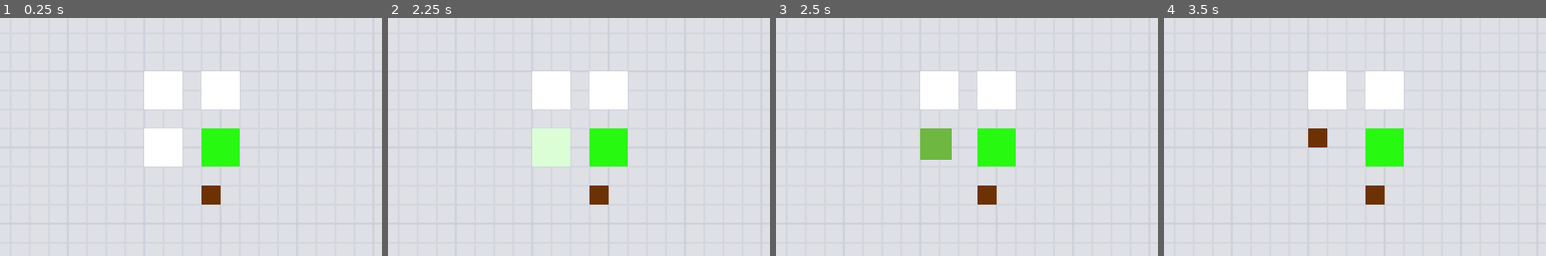
Above: before the commit, frames 1-4 (left to right).
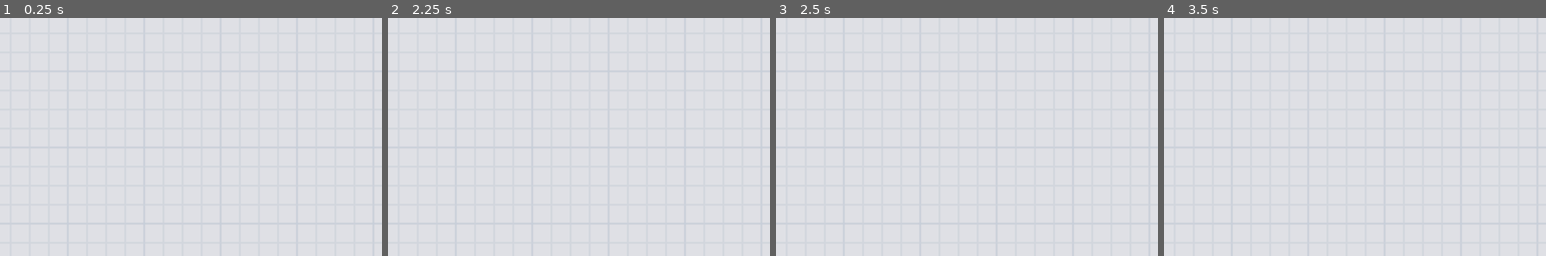
Above: after the commit, the same moments.

Repository: YuriSizov/ui-grovetender
Game: Godot game, scene res://Main.tscn
Two runs of this game, one before a commit and one after it. Both use one fixed random seed, a clock stepped at 60 frames per second and the inputs below.
Inputs (mouse positions are % of the whole screen's width and height, from its top left):
- Up to frame 1 (0.25 s): no input
- Up to frame 2 (2.25 s): tap Enter at 0.5, 2 s; drag from (50, 50) to (60, 28) at 0.52 s; tap Space at 1.25 s; drag from (30, 55) to (45, 70) at 1.27 s; move the mouse to (60, 28) at 2.02 s; tap 9 at 2.1 s; click (60, 28) at 2.17 s
- Up to frame 3 (2.5 s): tap 8 at 2.3 s
- Up to frame 4 (3.5 s): drag from (45, 70) to (20, 35) at 2.77 s
The pictures show only the part of the screen within x 21-71%, y 21-71%; the shares and areas given below are measured in that part.

The runs differ from the first frame. In frame 1, 6.8% of the frame differs, in the area x 37-63%, y 22-79%; in frame 2, 6.8%; in frame 3, 6.3%; in frame 4, 5.6%.

Commit message:
WIP: Implement basic canvas object and element management

Diff:
--- a/Main.gd
+++ b/Main.gd
@@ -5,3 +5,7 @@
 ###################################################
 
 extends Control
+
+
+func _ready() -> void:
+	Controller.create_new_canvas()
--- a/globals/Controller.gd
+++ b/globals/Controller.gd
@@ -7,7 +7,11 @@
 ## Global logic controller, orchestrating operations across the entire app.
 extends Node
 
+signal canvas_changed()
+
 var state_manager: StateManager = null
+
+var _current_canvas: UICanvas = null
 
 
 func _init() -> void:
@@ -29,3 +33,14 @@
 	elif event.is_action_pressed("ui_redo", false, true):
 		state_manager.do_state_change()
 		get_viewport().set_input_as_handled()
+
+
+# Canvas management.
+
+func get_current_canvas() -> UICanvas:
+	return _current_canvas
+
+
+func create_new_canvas() -> void:
+	_current_canvas = UICanvas.new()
+	canvas_changed.emit()
--- a/gui/CanvasView.gd
+++ b/gui/CanvasView.gd
@@ -10,21 +10,21 @@
 ## Our singleton instance.
 static var _instance: CanvasView = null
 
-#
+# Instance members.
 
 const SCALE_STEP := 1.2
 const MIN_SCALE := 1.0 / pow(SCALE_STEP, 8.0)
 const MAX_SCALE := 1.0 * pow(SCALE_STEP, 4.0)
 
 signal canvas_transformed()
+
+var _edited_canvas: UICanvas = null
 
 var _canvas_offset: Vector2 = Vector2.ZERO
 var _canvas_scale: float = 1.0
 var _canvas_dragging: bool = false
 var _canvas_drag_last_position: Vector2 = Vector2.ZERO
 
-@onready var _elements_container: CanvasElements = %Elements
-
 
 static func get_instance() -> CanvasView:
 	return _instance
@@ -41,6 +41,10 @@
 
 func _ready() -> void:
 	_update_canvas_grid()
+	_edit_current_canvas()
+
+	if not Engine.is_editor_hint():
+		Controller.canvas_changed.connect(_edit_current_canvas)
 
 
 func _gui_input(event: InputEvent) -> void:
@@ -60,6 +64,8 @@
 
 		else: # Events triggered on mouse release.
 			match mb.button_index:
+				MOUSE_BUTTON_RIGHT:
+					_add_element_to_canvas(mb.global_position)
 				MOUSE_BUTTON_MIDDLE:
 					_stop_canvas_dragging()
 
@@ -68,6 +74,38 @@
 
 		if _canvas_dragging:
 			_process_canvas_dragging(mm.global_position)
+
+
+func _shortcut_input(event: InputEvent) -> void:
+	if event.is_action_pressed("grove_create_element", false, true):
+		var mouse_position := get_global_mouse_position()
+		_add_element_to_canvas(mouse_position)
+
+		get_viewport().set_input_as_handled()
+
+	elif event.is_action_pressed("grove_remove_elements", false, true):
+		_remove_element_from_canvas()
+
+		get_viewport().set_input_as_handled()
+
+
+func _unhandled_key_input(event: InputEvent) -> void:
+	if not _edited_canvas:
+		return
+
+	var ke := event as InputEventKey
+	if not ke.pressed && not _edited_canvas.elements.is_empty():
+		var some_element := _edited_canvas.elements[0]
+
+		if ke.keycode == KEY_0:
+			var some_state := some_element.variant_states[0]
+			some_state.state.set_active(not some_state.state.is_active())
+		if ke.keycode == KEY_9:
+			var some_state := some_element.variant_states[1]
+			some_state.state.set_active(not some_state.state.is_active())
+		if ke.keycode == KEY_8:
+			var some_state := some_element.variant_states[2]
+			some_state.state.set_active(not some_state.state.is_active())
 
 
 func _draw() -> void:
@@ -152,3 +190,45 @@
 	var shader := (material as ShaderMaterial)
 	shader.set_shader_parameter("grid_offset", _canvas_offset)
 	shader.set_shader_parameter("grid_scale", _canvas_scale)
+
+
+# Canvas management.
+
+func _edit_current_canvas() -> void:
+	if Engine.is_editor_hint():
+		return
+
+	_edited_canvas = Controller.get_current_canvas()
+
+
+func _add_element_to_canvas(at_position: Vector2) -> void:
+	if not _edited_canvas:
+		return
+
+	var element := _edited_canvas.create_element()
+	element.set_anchor_point(at_position)
+
+	for i in 3:
+		var state_type := 2 + i # Focused, hovered, pressed
+		var extra_state := element.create_state(state_type, StateType.get_state_name(state_type))
+
+		if i == 0 || i == 2:
+			# When doing this for real, we must set the value to the default state's current value.
+			extra_state.state.override_property("size")
+			extra_state.set_size(Vector2(randi_range(1, 3), randi_range(1, 3)) * 32)
+
+		if i == 1 || i == 2:
+			extra_state.state.override_property("debug_color")
+			extra_state.set_debug_color(Color(randf(), randf(), randf()))
+
+		extra_state.state_in_transition.duration = 0.3
+		extra_state.state_out_transition.duration = 0.1
+
+
+func _remove_element_from_canvas() -> void:
+	if not _edited_canvas:
+		return
+	if _edited_canvas.elements.is_empty():
+		return
+
+	_edited_canvas.remove_element(_edited_canvas.elements[0])
--- a/gui/canvas/CanvasElements.gd
+++ b/gui/canvas/CanvasElements.gd
@@ -9,51 +9,18 @@
 
 const ELEMENT_PROXY_SCENE := preload("res://gui/canvas/ElementProxy.tscn")
 
-var _current_proxy: ElementProxy = null
+var _edited_canvas: UICanvas = null
+var _element_proxy_map: Dictionary = {}
 
 
-func _init() -> void:
-	_current_proxy = ELEMENT_PROXY_SCENE.instantiate()
-	_current_proxy.element = UIElement.new(BaseElementData)
-	_current_proxy.element.set_anchor_point(Vector2(512, 256))
-	_current_proxy.element.default_state.set_size(Vector2(64, 64))
-	add_child(_current_proxy)
+func _ready() -> void:
+	_edit_current_canvas()
 
-	for i in 3:
-		var extra_state := _current_proxy.element.create_state(StateType.STATE_PRESSED, "pressed")
-
-		if i == 0 || i == 2:
-			# When doing this for real, we must set the value to the default state's current value.
-			extra_state.state.override_property("size")
-			extra_state.set_size(Vector2(randi_range(1, 3), randi_range(1, 3)) * 32)
-
-		if i == 1 || i == 2:
-			extra_state.state.override_property("debug_color")
-			extra_state.set_debug_color(Color(randf(), randf(), randf()))
-
-		extra_state.state_in_transition.duration = 0.3
-		extra_state.state_out_transition.duration = 0.1
-
-func _ready() -> void:
 	if not Engine.is_editor_hint():
 		_update_transform()
 
 		CanvasView.get_instance().canvas_transformed.connect(_update_transform)
-
-
-func _unhandled_key_input(event: InputEvent) -> void:
-	var ke := event as InputEventKey
-	if not ke.pressed:
-
-		if ke.keycode == KEY_0:
-			var some_state := _current_proxy.element.variant_states[0]
-			some_state.state.set_active(not some_state.state.is_active())
-		if ke.keycode == KEY_9:
-			var some_state := _current_proxy.element.variant_states[1]
-			some_state.state.set_active(not some_state.state.is_active())
-		if ke.keycode == KEY_8:
-			var some_state := _current_proxy.element.variant_states[2]
-			some_state.state.set_active(not some_state.state.is_active())
+		Controller.canvas_changed.connect(_edit_current_canvas)
 
 
 # Canvas transform.
@@ -64,3 +31,52 @@
 
 	scale = CanvasView.get_instance().get_canvas_scale_vector()
 	position = Vector2.ZERO - CanvasView.get_instance().get_canvas_offset()
+
+
+# Canvas management.
+
+func _edit_current_canvas() -> void:
+	if Engine.is_editor_hint():
+		return
+
+	_clear_element_proxies()
+	if _edited_canvas:
+		_edited_canvas.element_added.disconnect(_create_element_proxy)
+		_edited_canvas.element_removed.disconnect(_destroy_element_proxy)
+
+	_edited_canvas = Controller.get_current_canvas()
+
+	_create_element_proxies()
+	if _edited_canvas:
+		_edited_canvas.element_added.connect(_create_element_proxy)
+		_edited_canvas.element_removed.connect(_destroy_element_proxy)
+
+
+func _clear_element_proxies() -> void:
+	for element in _element_proxy_map:
+		_destroy_element_proxy(element)
+
+
+func _destroy_element_proxy(element: UIElement) -> void:
+	if not _element_proxy_map.has(element):
+		return
+
+	var proxy_node: ElementProxy = _element_proxy_map[element]
+	proxy_node.get_parent().remove_child(proxy_node)
+	proxy_node.queue_free()
+
+
+func _create_element_proxies() -> void:
+	if not _edited_canvas:
+		return
+
+	for element in _edited_canvas.elements:
+		_create_element_proxy(element)
+
+
+func _create_element_proxy(element: UIElement) -> void:
+	var proxy_node := ELEMENT_PROXY_SCENE.instantiate()
+	proxy_node.element = element
+	add_child(proxy_node)
+
+	_element_proxy_map[element] = proxy_node
--- a/gui/canvas/ElementProxy.tscn
+++ b/gui/canvas/ElementProxy.tscn
@@ -16,6 +16,7 @@
 [node name="TransitionRenderer" type="Control" parent="."]
 unique_name_in_owner = true
 anchors_preset = 0
+mouse_filter = 2
 
 [node name="States" type="Control" parent="."]
 unique_name_in_owner = true
--- /dev/null
+++ b/objects/UICanvas.gd
@@ -0,0 +1,30 @@
+###################################################
+# Part of UI Grovetender                          #
+# Copyright (c) 2024 Yuri Sizov and contributors  #
+# Provided under MIT                              #
+###################################################
+
+class_name UICanvas extends Resource
+
+signal element_added(element: UIElement)
+signal element_removed(element: UIElement)
+
+@export var elements: Array[UIElement] = []
+
+
+# Element management.
+
+func create_element() -> UIElement:
+	var element := UIElement.new(BaseElementData)
+	elements.push_back(element)
+
+	element_added.emit(element)
+	return element
+
+
+func remove_element(element: UIElement) -> void:
+	if element not in elements:
+		return
+
+	elements.erase(element)
+	element_removed.emit(element)
--- a/objects/elements/BaseElementData.gd
+++ b/objects/elements/BaseElementData.gd
@@ -31,7 +31,7 @@
 var offset: Vector2 = Vector2.ZERO
 ## The size of the owner element.
 @export_custom(PROPERTY_HINT_NONE, "", PROPERTY_USAGE_ELEMENT_DATA)
-var size: Vector2 = Vector2.ZERO
+var size: Vector2 = Vector2(64, 64)
 
 @export_custom(PROPERTY_HINT_NONE, "", PROPERTY_USAGE_ELEMENT_DATA)
 var debug_color: Color = Color.WHITE
